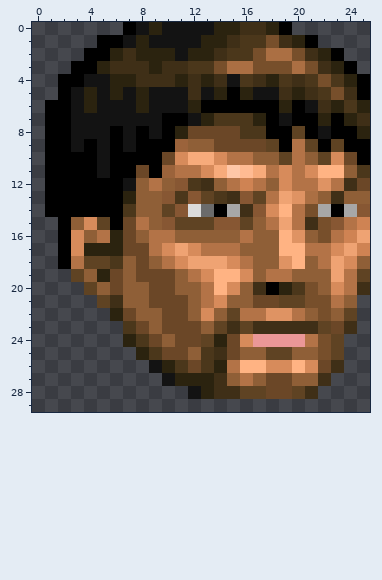
File history of a pixel-art sprite, graphics/stftr00.png. Above is the file before it was changed.
The file is 26x30 pixels. Colours within 5 levels of each other are drawn and written as one.
And afterwards:
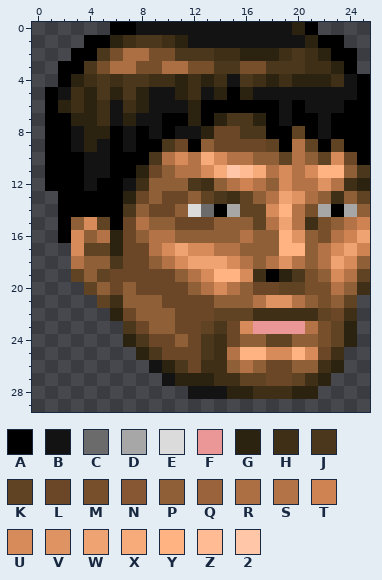
Palette (. is transparent): A #000000  B #131313  C #6b6b6b  D #a7a7a7  E #dbdbdb  F #eb9797  G #2b230f  H #3f2f17  J #4b371b  K #5f4323  L #6b4727  M #774f2b  N #875733  P #8f5f37  Q #9b633b  R #ab6f43  S #b37347  T #cf8353  U #d78b5b  V #df9363  W #efa373  X #f7ab7b  Y #ffb383  Z #ffbb93  2 #ffc7a7
Changes in this commit:
Changed rows in their new state; - is an unchanged pixel.
first column x 1:
 0 -----A--B----BBBBBBGA----
 1 ---A-GHJJHG-BBBBBBBBGAA--
 2 --A-JMRRMMJJJ-HGGGHJ---A-
 3 -A-JMRRMMRRMMJJM-JJJH----
 4 --GHJHJJ----------HGGGHB-
 5 ABH-J-J---G-------BBBBBB-
 6 -GH-H-H-----------B--BBAA
 7 --GGH-G----GAG-------B-AA
 8 ---GG-----BBG-----------A
 9 ---G-----JLA-------------
10 ---B----JS-S-------------
11 ---B---GLP---------------
12 ---B---HP-P-------------G
13 .------L-LLP---KP-------K
14 .-------LLP----KK-------P
15 ---------PLLLPPPK-----P--
17 -.-KK-------U-------P----
18 -.-PP-L----------S-S-----
19 ----K-L---------HAGJM-U--
20 -------L--L--US-LLKK-MSP-
21 --------P--LLP--SVVSP-PK-
22 ---------P-LLK-KHHHHHKLH-
23 ---------P--KJLUFFFFSMKG-
24 ---------LP-JH-PPKKPP--G-
25 -----------L--SYYUUYULH--
26 ------------HHPSPLLPPHG--
27 --------------HKK--KHG---
28 ------------BBGGHHHGG----
Where, in picture pixels (left, top, right, bottom), the same in both pictures:
changed: (45, 22, 370, 399)
